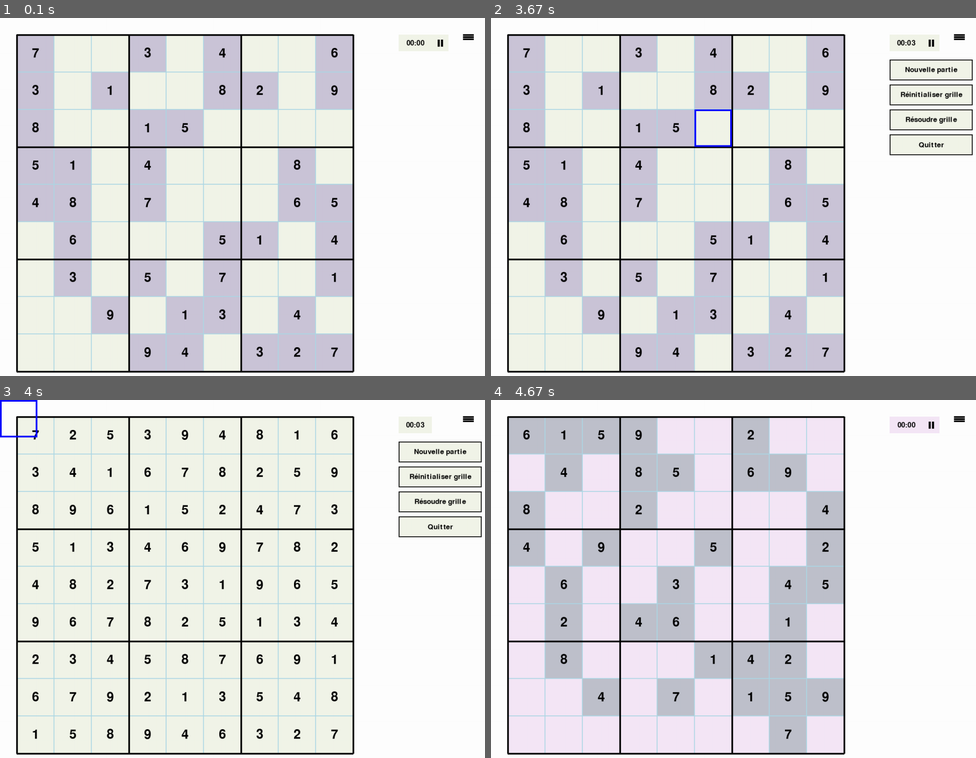
Above: before the commit, frames 1-4 (two rows, left to right).
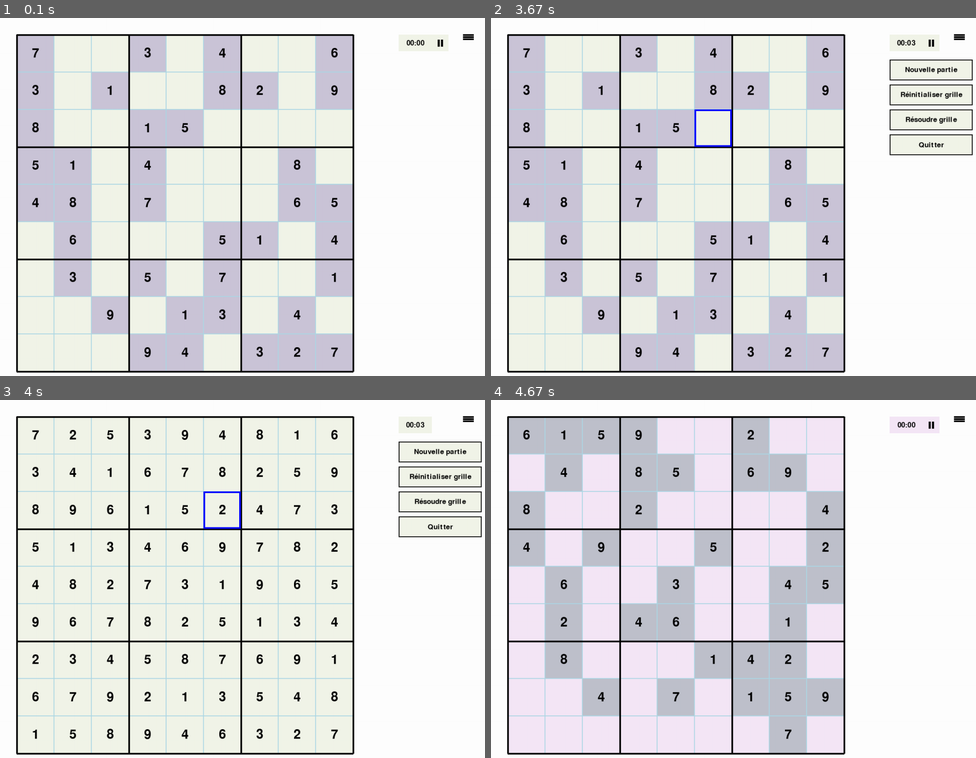
Above: after the commit, the same moments.

Repository: blues1961/sudoku
Game: pygame game, started from sudokupygame.py
The game is run twice, just before and just after one commit, with the same random seed, the same clock (stepped at 60 frames per second) and the same inputs.
Inputs (mouse positions are in pixels of both pictures, inside the frame that each line leads up to):
- Up to frame 1 (0.1 s): no input
- Up to frame 2 (3.67 s): press the mouse at (563, 204) at 0.37 s; move the mouse to (573, 175) at 0.47 s; release the mouse at (588, 150) at 0.6 s; press the mouse at (563, 89) at 0.7 s; move the mouse to (670, 186) at 0.8 s; release the mouse at (777, 282) at 0.93 s; press the mouse at (636, 53) at 1.03 s; move the mouse to (655, 89) at 1.13 s; release the mouse at (670, 128) at 1.27 s; press the mouse at (563, 53) at 1.37 s; move the mouse to (626, 157) at 1.47 s; release the mouse at (694, 265) at 1.6 s; press the mouse at (524, 164) at 1.7 s; move the mouse to (573, 193) at 1.8 s; release the mouse at (617, 222) at 1.93 s; press the mouse at (825, 164) at 2.03 s; move the mouse to (874, 118) at 2.13 s; release the mouse at (927, 68) at 2.27 s; press the mouse at (675, 128) at 2.37 s; move the mouse to (626, 125) at 2.47 s; release the mouse at (578, 121) at 2.6 s; press the mouse at (563, 204) at 2.7 s; move the mouse to (694, 154) at 2.8 s; release the mouse at (825, 107) at 2.93 s; press the mouse at (714, 128) at 3.03 s; move the mouse to (709, 222) at 3.13 s; release the mouse at (709, 318) at 3.27 s; press the mouse at (956, 35) at 3.37 s; move the mouse to (801, 53) at 3.47 s; release the mouse at (646, 75) at 3.6 s
- Up to frame 3 (4 s): press the mouse at (441, 500) at 3.7 s; move the mouse to (315, 518) at 3.8 s; release the mouse at (194, 532) at 3.93 s
- Up to frame 4 (4.67 s): click "Réinitialiser grille" at 4.05 s; press the mouse at (932, 450) at 4.37 s; move the mouse to (849, 536) at 4.47 s; release the mouse at (772, 618) at 4.6 s

Frames 1-2 are identical in both runs. In frame 3, 0.3% of the frame differs, in the area x 0-50%, y 0-37%; in frame 4, nothing differs.

Commit message:
preserve the initial grid when resolving the puzzle

Diff:
--- a/sudokupygame.py
+++ b/sudokupygame.py
@@ -97,7 +97,6 @@
         if self.pause_button['on_pause']:
             pygame.draw.polygon(self.screen, pygame.Color('black'), [(self.pause_button['left'] + 15, self.pause_button['top'] + 10), (self.pause_button['left'] + 15, self.pause_button['top'] + 30), (self.pause_button['left'] + 30, self.pause_button['top']  + 20)])
         else:
-
             pygame.draw.line(self.screen, pygame.Color('black'), (self.pause_button['left']+16,self.pause_button['top']+12), (self.pause_button['left']+16, self.pause_button['top']+28), 5)
             pygame.draw.line(self.screen, pygame.Color('black'), (self.pause_button['left']+24,self.pause_button['top']+12), (self.pause_button['left']+24, self.pause_button['top']+28), 5)
 
@@ -181,6 +180,8 @@
                'editable': self.grid[i][j] == 0,
                'candidate': ""}
               for i in range(9) for j in range(9)]
+
+        # create the selected cell rectangle
         self.selected_rect = pygame.Rect(0, 0, self.cell_size, self.cell_size)
         self.selected_rect_color = pygame.Color('blue')
 
@@ -190,6 +191,7 @@
         self.pause_button = {'rect':pygame.Rect(pause_left,pause_top,40,40),'hovered':False,'top':pause_top,'left':pause_left,'on_pause':False,'start_time':None,'duration':0}
 
     def draw_pause_window(self):
+        # draw the pause window
         w = 9 * (self.cell_size + self.cell_margin)
         rect = pygame.Rect(self.grid_margin,self.grid_margin,w,w)
         pygame.draw.rect(self.screen,pygame.Color("lightgray"),rect)
@@ -273,10 +275,12 @@
                     self.screen.blit(text, text_rect)
 
     def select_cell(self, cell):
+        # initialize the selected cell
         self.selected_cell = cell
         self.selected_rect.topleft = cell['rect'].topleft
 
     def update_candidate(self):
+        # update the list of candidate based on the input of the user
         left = self.grid_margin + self.selected_cell['col'] * (self.cell_size + self.cell_margin)
         top =  self.grid_margin + self.selected_cell['row'] * (self.cell_size + self.cell_margin)
         self.textbox_rect = pygame.Rect(left,top,self.cell_size, self.cell_size)
@@ -301,23 +305,32 @@
             self.draw_window()
 
     def start_new_game(self):
+        #start a new game
+        self.selected_cell=None
         grid,solution =  generate_sudoku()
         game = SudokuGame(grid,solution)
         game.run()
 
     def reinitialize_grid(self):
+        # restaore the grid to it's initial state
         for cell in self.cells:
             if cell['editable']:
                 cell['value']=0
                 cell['candidate']=""
 
-
     def solve_grid(self):
+        # resoudre la grille initiale
         current_grid = [[0 for _ in range(9)] for _ in range(9)]
         for cell in self.cells:
-            current_grid[cell["row"]][cell["col"]] = cell['value']
-        self.grid=solve(self.grid)
-        self.create_widgets()
+            if not cell['editable']:
+                current_grid[cell["row"]][cell["col"]] = cell['value']
+        solve(current_grid)
+        for cell in self.cells:
+            cell['value'] = current_grid[cell['row']][cell['col']]
+        #self.draw_window()
+
+
+
 
     def handle_events(self):
 
